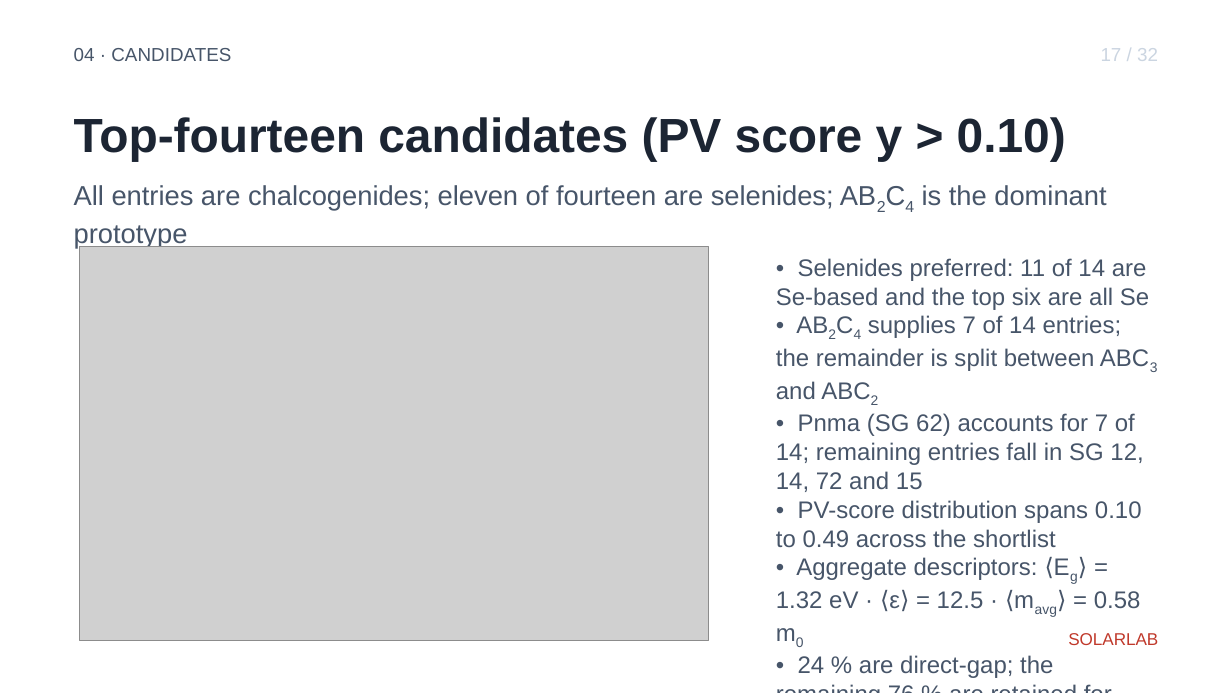
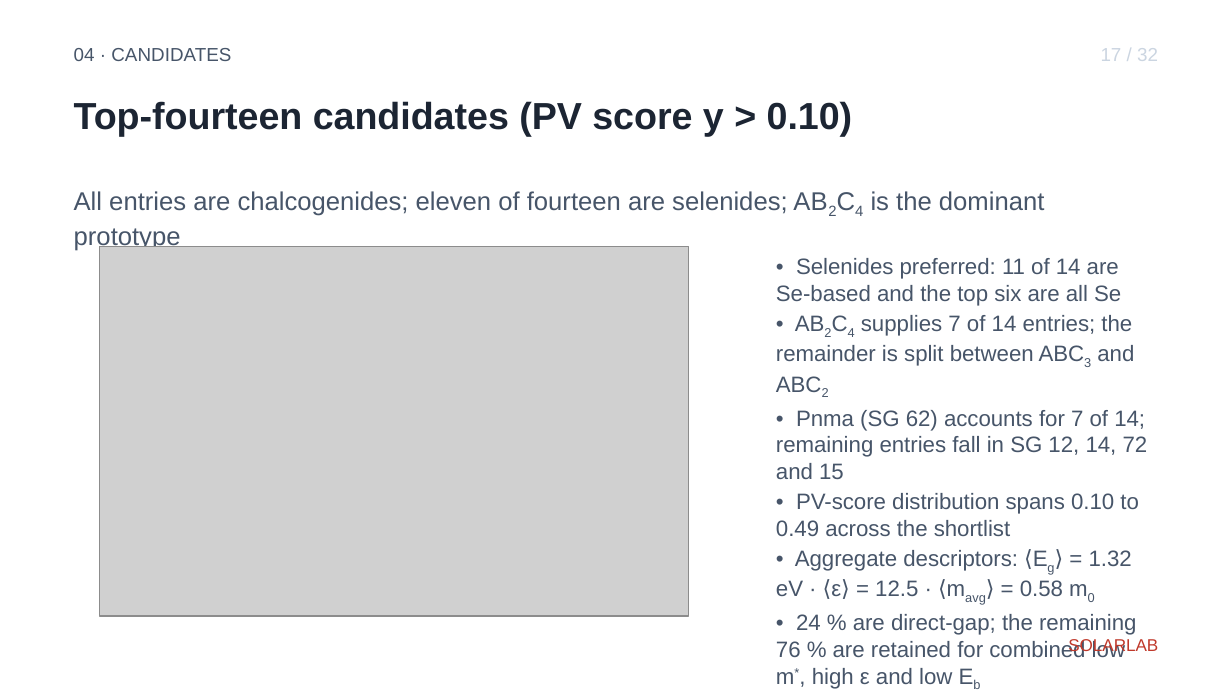
Before and after one commit to ShaneLogic/SolarLab, a slide deck: slide 21 of presentations/jmi-2026/output/jmi-2026.pptx. Drawn at 1232x693 pixels with LibreOffice and Linux fonts; fonts in the diff are those of the drawing; grey boxes stand for pictures. Boxes give left, top, right and bottom in pixels: in the first picture for what was removed or moved away, otherwise in the second. Text is boxed around its words. In the diff, an @@ line names an element or a change of style, - is before the commit and + after.

Commit message:
fix(jmi-ppt): repair layout-band overlaps and unused right column on figure-only slides
User flagged layout overlap on review of all 38 slides. Two issues
identified by inspection:

1. Body region (2.00–5.20 in) overlapped the footer (5.05–5.35 in)
   by 0.15 in, so the last bullet line or picture bottom edge could
   intrude into the brand-mark band.

2. Title region (height 0.60 in at 28 pt bold) was insufficient
   for long content titles such as "Efficiency–stability design
   space for thin-film photovoltaics", causing wrap into the
   subtitle band.

Layout-band budget redrawn (16:9, 10 × 5.625 in):

  band      old top   old hgt   new top   new hgt
  header    0.30      0.30      0.30      0.30
  title     0.80      0.60      0.70      0.70
  subtitle  1.40      0.40      1.45      0.45
  body      2.00      3.20      2.00      3.00
  footer    5.05      0.30      5.10      0.30

Body now ends at 5.00 in, footer starts at 5.10 in — non-overlapping.
Title increased to 0.70 in to accommodate two-line wrap, with a new
fonts.CONTENT_TITLE = 22 pt bold (cover keeps the 28 pt TITLE).

fonts.SUBTITLE reduced 16 → 15 pt and fonts.BODY reduced 14 → 13 pt
to give the denser bullet copy more vertical breathing room within
the 3.0 in body band.

Figure-only slides (s6 talk outline, s8 pipeline, s27 SCAPS table)
now use the full 9-in body width when no bullets are present,
recovering the previously-unused right column.

test_build_deck switched to a data-driven slide-count assertion
(reads len(spec["slides"]) from copy.yaml) so adding new slides
no longer requires hand-updating the test.

Audit: 38 slides, 164 sub + 56 sup runs, no _/^ leaks.
Tests: 13 passed.

Constraint: per-slide visual layout reviewed by inspection; user
will iterate on any per-slide tweaks remaining
Confidence: high
Scope-risk: narrow — no theme palette / color / typography
substitution; only band geometry and one new font role
Not-tested: visual rendering of the figure-only-full-width path
in PowerPoint on Windows; verified locally on macOS via build

```diff
--- a/presentations/jmi-2026/output/jmi-2026.pptx
+++ b/presentations/jmi-2026/output/jmi-2026.pptx
@@ text "Top-fourteen candidates (PV score y ...": place and size @@
-text "Top-fourteen candidates (PV score y ..." at box(74, 117, 1066, 161)
+text "Top-fourteen candidates (PV score y ..." at box(74, 101, 853, 137)
@@ text "Top-fourteen candidates (PV score y ..." at box(74, 101, 853, 137): size 28 to 22 pt @@
@@ text "All entries are chalcogenides; eleven ..." at box(74, 191, 1044, 251): size 16 to 15 pt @@
@@ picture: place and size @@
-picture at box(80, 246, 708, 641)
+picture at box(100, 246, 689, 616)
@@ text "• Selenides preferred: 11 of ..." at box(776, 258, 1148, 689): size 14 to 13 pt; more space between paragraphs @@
@@ text "SOLARLAB" rewrapped from box(1068, 633, 1158, 645) to box(1068, 639, 1158, 655) @@
```
Also in this commit, not shown: 31 other slides changed, 3 other files.
